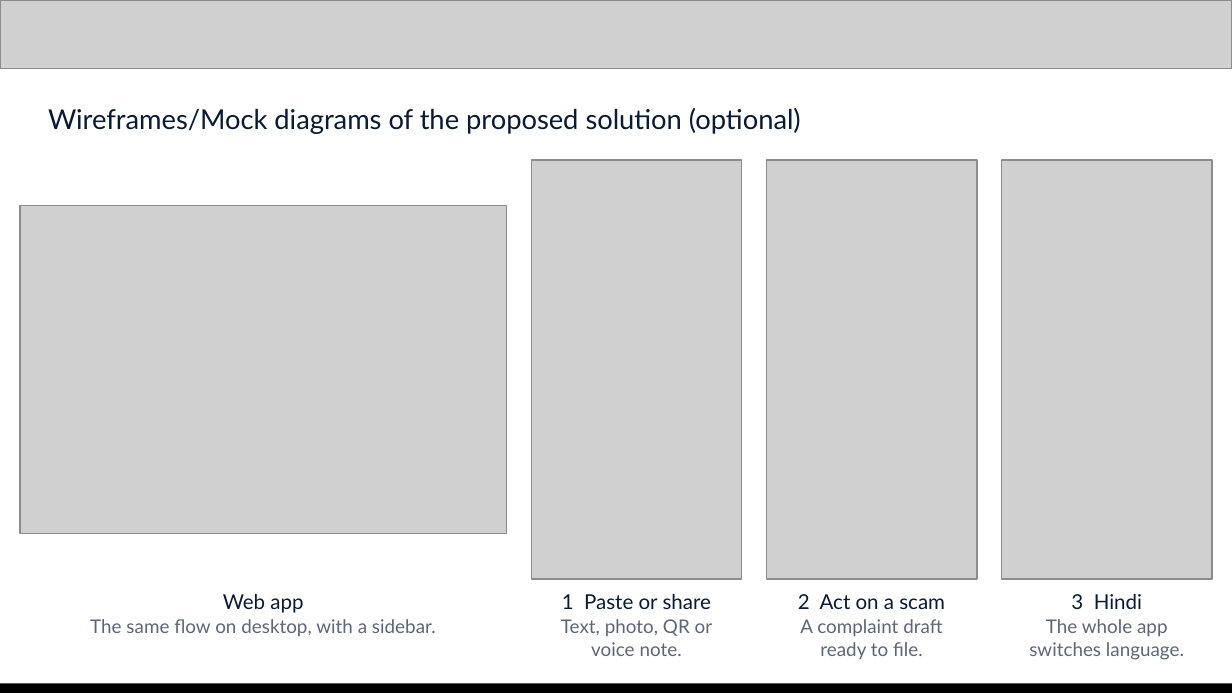
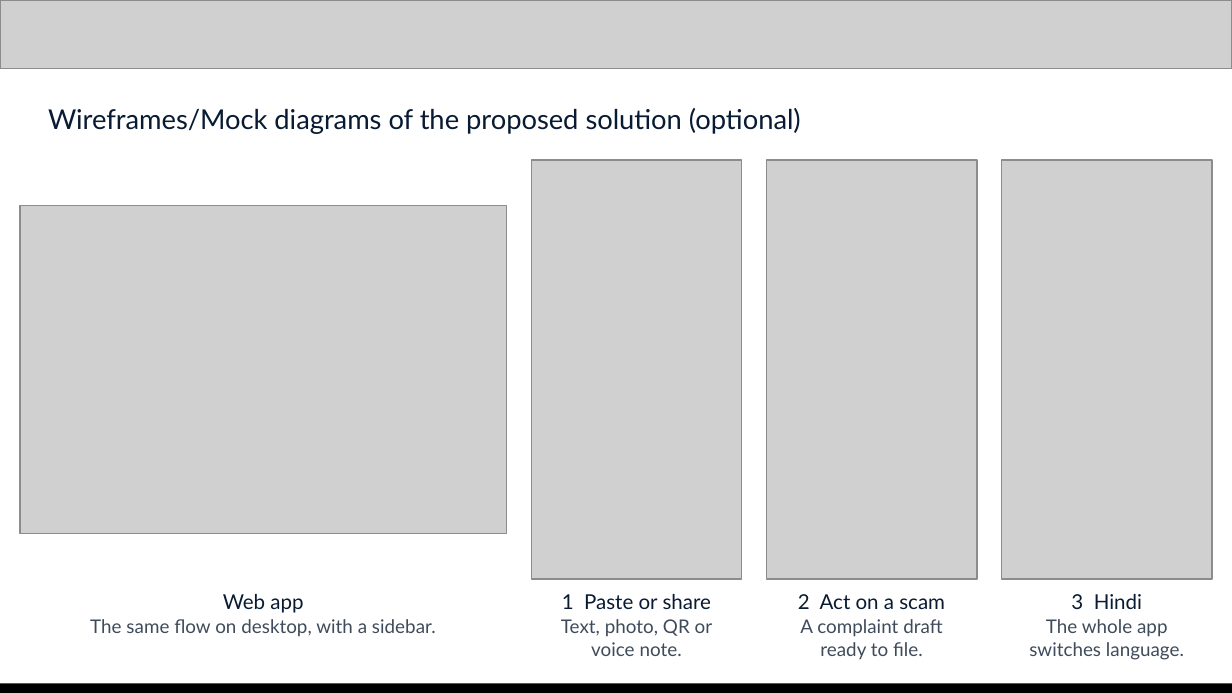
Before and after one commit to Namans12/scam-shield, a slide deck: slide 7 of docs/submission/Scam-Shield-deck.pptx. Drawn at 1232x693 pixels with LibreOffice and Linux fonts; fonts in the diff are those of the drawing; grey boxes stand for pictures. Boxes give left, top, right and bottom in pixels: in the first picture for what was removed or moved away, otherwise in the second. Text is boxed around its words. In the diff, an @@ line names an element or a change of style, - is before the commit and + after.

```diff
--- a/docs/submission/Scam-Shield-deck.pptx
+++ b/docs/submission/Scam-Shield-deck.pptx
@@ text at [90, 619, 436, 637]: text colour #5B6778 to #3F4B5B in "The same flow on desktop, with a ..." @@
@@ text at [561, 619, 713, 656]: text colour #5B6778 to #3F4B5B in "Text, photo, QR or voice note." @@
@@ text at [800, 619, 942, 659]: text colour #5B6778 to #3F4B5B in "A complaint draft ready to file." @@
@@ text at [1029, 619, 1184, 660]: text colour #5B6778 to #3F4B5B in "The whole app switches language." @@
```
Also in this commit, not shown: 12 other slides changed, 2 other files.
